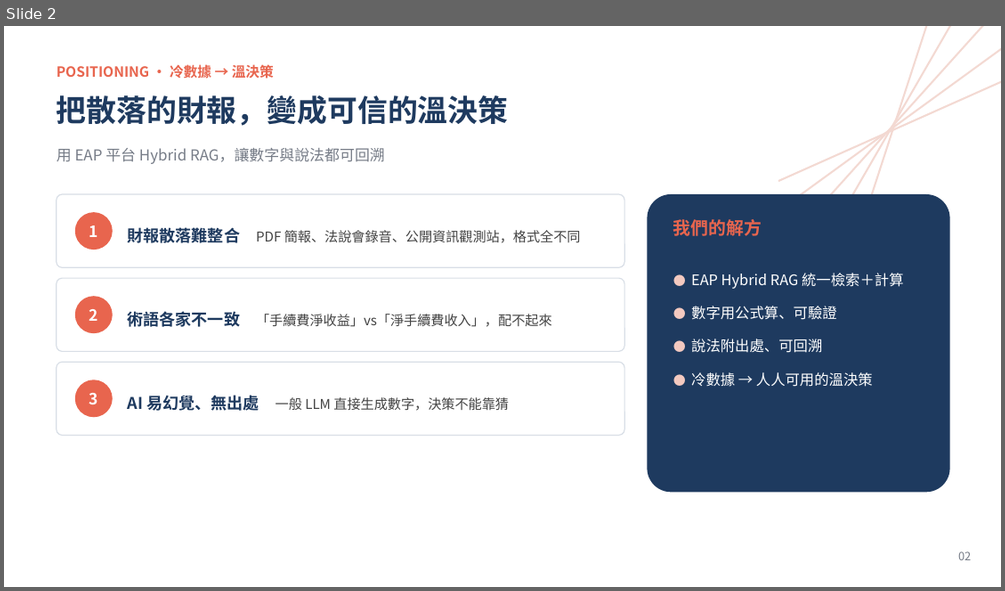
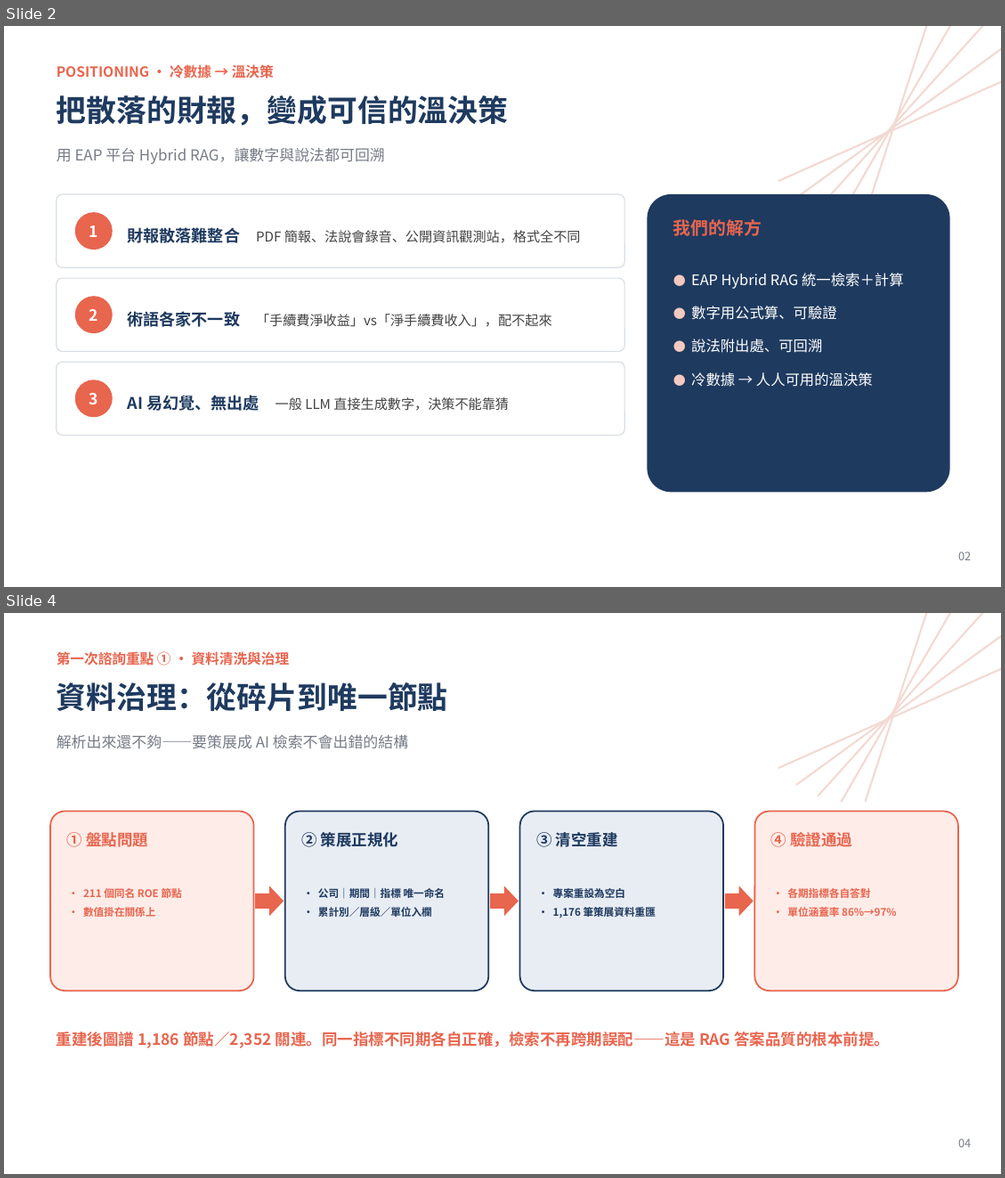
Before and after one commit to WangChiaChen/hybrid-rag-project, a slide deck: 顧問簡報_升級版.pptx. Shown one above the other, each under a label of ours: slide 2 before the commit, slides 2 and 4 after it; the slides between them are not shown. The pictures are 1005x591 and 1005x1178 pixels, drawn with LibreOffice and Linux fonts; fonts in the diff are those of the drawing. Boxes give left, top, right and bottom in pixels: in the first picture for what was removed or moved away, otherwise in the second. Text is boxed around its words. In the diff, an @@ line names an element or a change of style, - is before the commit and + after.

```diff
--- a/顧問簡報_升級版.pptx
+++ b/顧問簡報_升級版.pptx
@@ slide 4 added at box(4, 613, 1001, 1174), background #FFFFFF @@
@@ rectangle added at box(796, 624, 1001, 786), fill #F3D9D2 @@
@@ rectangle added at box(817, 613, 994, 797), fill #F3D9D2 @@
@@ rectangle added at box(841, 613, 968, 803), fill #F3D9D2 @@
@@ rectangle added at box(865, 613, 940, 802), fill #F3D9D2 @@
@@ text added at box(57, 651, 290, 666), 13.5 pt, text #E8654E, bold @@
+第一次諮詢重點 ① · 資料清洗與治理
@@ rectangle added at box(778, 651, 1001, 769), fill #F3D9D2 @@
@@ text added at box(57, 682, 448, 711), 29 pt, text #1E3A5F, bold @@
+資料治理：從碎片到唯一節點
@@ text added at box(57, 735, 408, 749), 14.5 pt, text #767C87 @@
+解析出來還不夠——要策展成 AI 檢索不會出錯的結構
@@ rounded rectangle added at box(50, 811, 254, 990), fill #FDECE8, outline #E8654E 1.5 pt @@
@@ rounded rectangle added at box(285, 811, 488, 990), fill #E8EDF4, outline #1E3A5F 1.5 pt @@
@@ rounded rectangle added at box(520, 811, 723, 990), fill #E8EDF4, outline #1E3A5F 1.5 pt @@
@@ rounded rectangle added at box(755, 811, 958, 990), fill #FDECE8, outline #E8654E 1.5 pt @@
@@ text added at box(67, 830, 148, 851), 15 pt, text #E8654E, bold @@
+① 盤點問題
@@ text added at box(301, 832, 398, 847), 15 pt, text #1E3A5F, bold @@
+② 策展正規化
@@ text added at box(536, 832, 618, 847), 15 pt, text #1E3A5F, bold @@
+③ 清空重建
@@ text added at box(771, 832, 852, 847), 15 pt, text #E8654E, bold @@
+④ 驗證通過
@@ text added at box(83, 886, 182, 916), 10 pt, text #E8654E, bold @@
+· 211 個同名 ROE 節點
+· 數值掛在關係上
@@ right arrow added at box(255, 886, 283, 916), fill #E8654E @@
@@ text added at box(318, 888, 445, 916), 10 pt, text #1E3A5F, bold @@
+· 公司｜期間｜指標 唯一命名
+· 累計別／層級／單位入欄
@@ right arrow added at box(490, 886, 518, 916), fill #E8654E @@
@@ text added at box(553, 888, 655, 919), 10 pt, text #1E3A5F, bold @@
+· 專案重設為空白
+· 1,176 筆策展資料重匯
@@ right arrow added at box(725, 886, 753, 916), fill #E8654E @@
@@ text added at box(787, 888, 896, 916), 10 pt, text #E8654E, bold @@
+· 各期指標各自答對
+· 單位涵蓋率 86%→97%
@@ text added at box(57, 1029, 890, 1049), 15 pt, text #E8654E, bold @@
+重建後圖譜 1,186 節點／2,352 關連。同一指標不同期各自正確，檢索不再跨期誤配——這是 RAG 答案品質的根本前提。
@@ text added at box(958, 1138, 971, 1147), 11 pt, text #767C87 @@
+04
```
Also in this commit, not shown: 7 slides changed, 5 other files.
